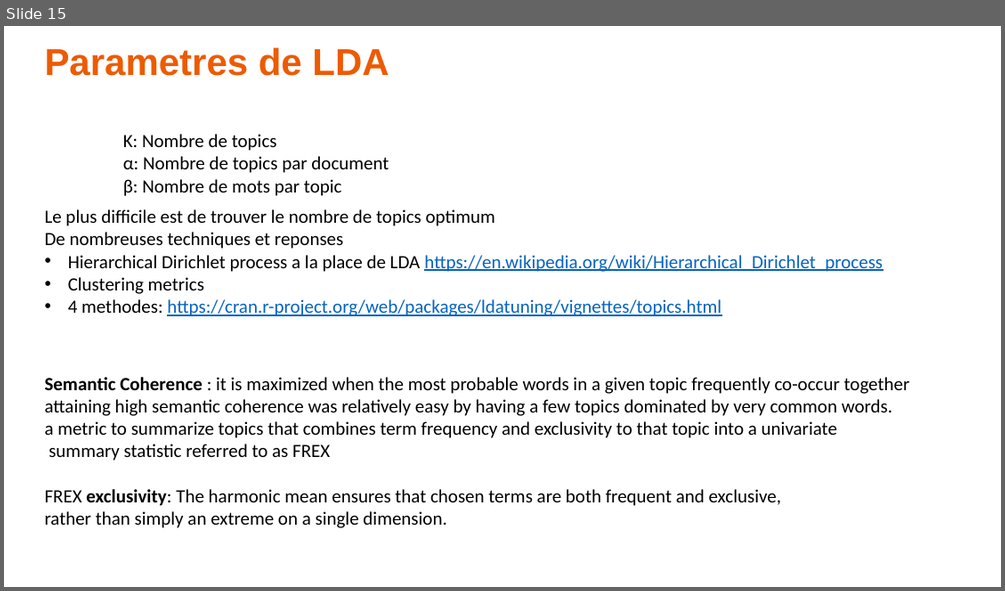
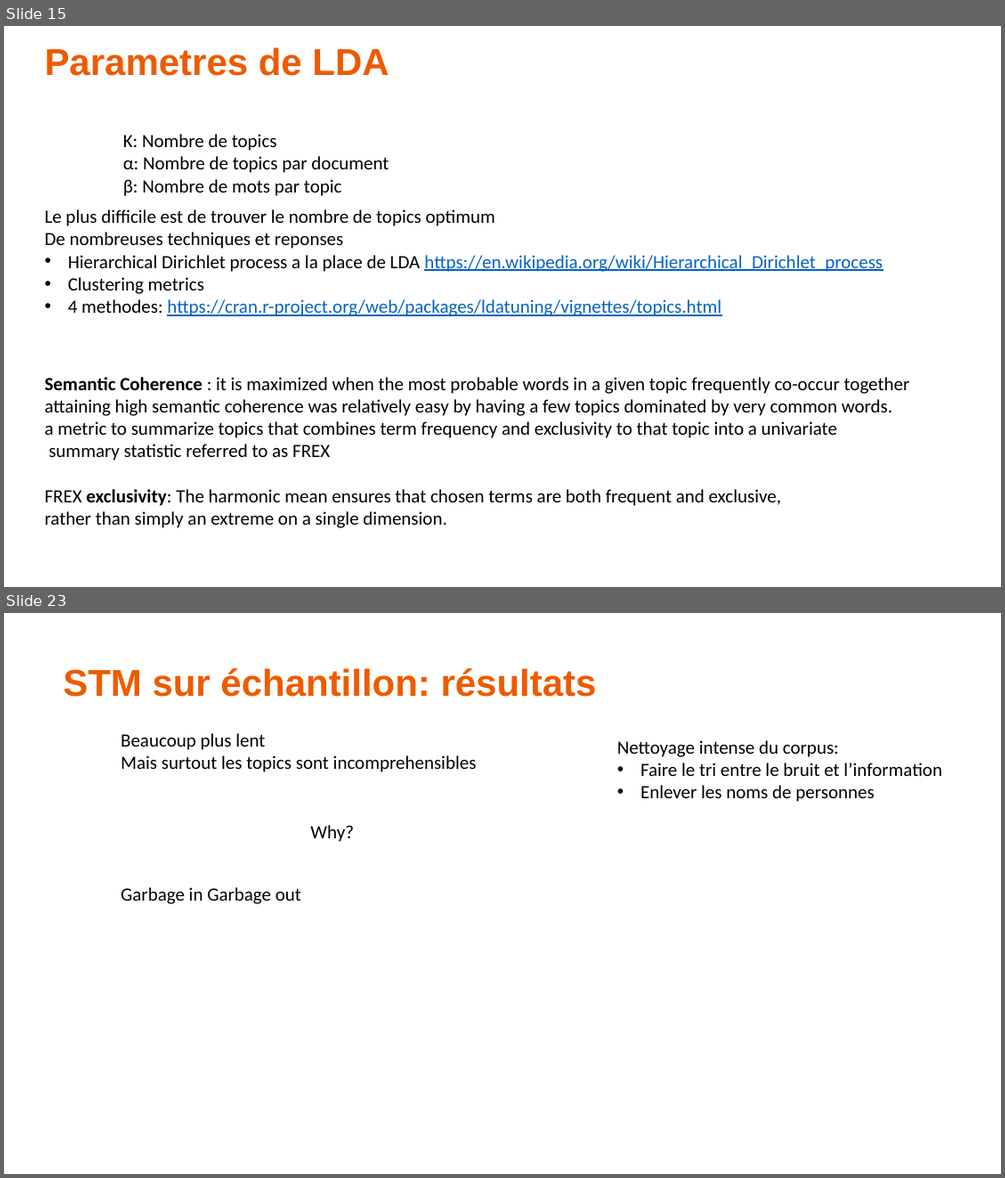
Before and after one commit to alexisperrier/upem-topic-modeling, a slide deck: UPEM-Topic_modeling.pptx. Shown one above the other, each under a label of ours: slide 15 before the commit, slides 15 and 23 after it; the slides between them are not shown. The pictures are 1005x591 and 1005x1178 pixels, drawn with LibreOffice and Linux fonts; fonts in the diff are those of the drawing. Boxes give left, top, right and bottom in pixels: in the first picture for what was removed or moved away, otherwise in the second. Text is boxed around its words. In the diff, an @@ line names an element or a change of style, - is before the commit and + after.

```diff
--- a/UPEM-Topic_modeling.pptx
+++ b/UPEM-Topic_modeling.pptx
@@ slide 23 added at box(4, 613, 1001, 1174), background #FFFFFF @@
@@ text added at box(63, 668, 597, 697), 36 pt, text #ED5B00, bold @@
+STM sur échantillon: résultats
@@ text added at box(121, 733, 477, 772), 18 pt, text #000000 @@
+Beaucoup plus lent
+Mais surtout les topics sont incomprehensibles
@@ text added at box(617, 740, 942, 802), 18 pt, text #000000 @@
+Nettoyage intense du corpus:
+• Faire le tri entre le bruit et l’information
+• Enlever les noms de personnes
@@ text added at box(310, 825, 354, 842), 18 pt, text #000000 @@
+Why?
@@ text added at box(121, 887, 301, 904), 18 pt, text #000000 @@
+Garbage in Garbage out
```
Also in this commit, not shown: 1 slide changed, 9 other slides added, 41 other files.
